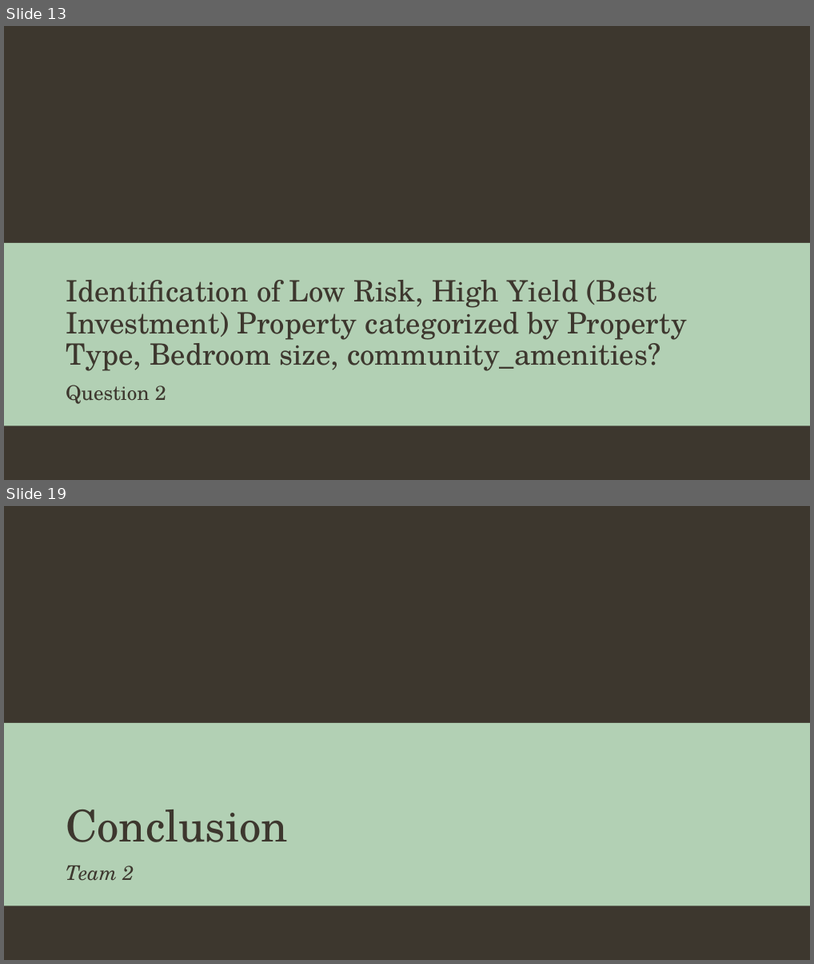
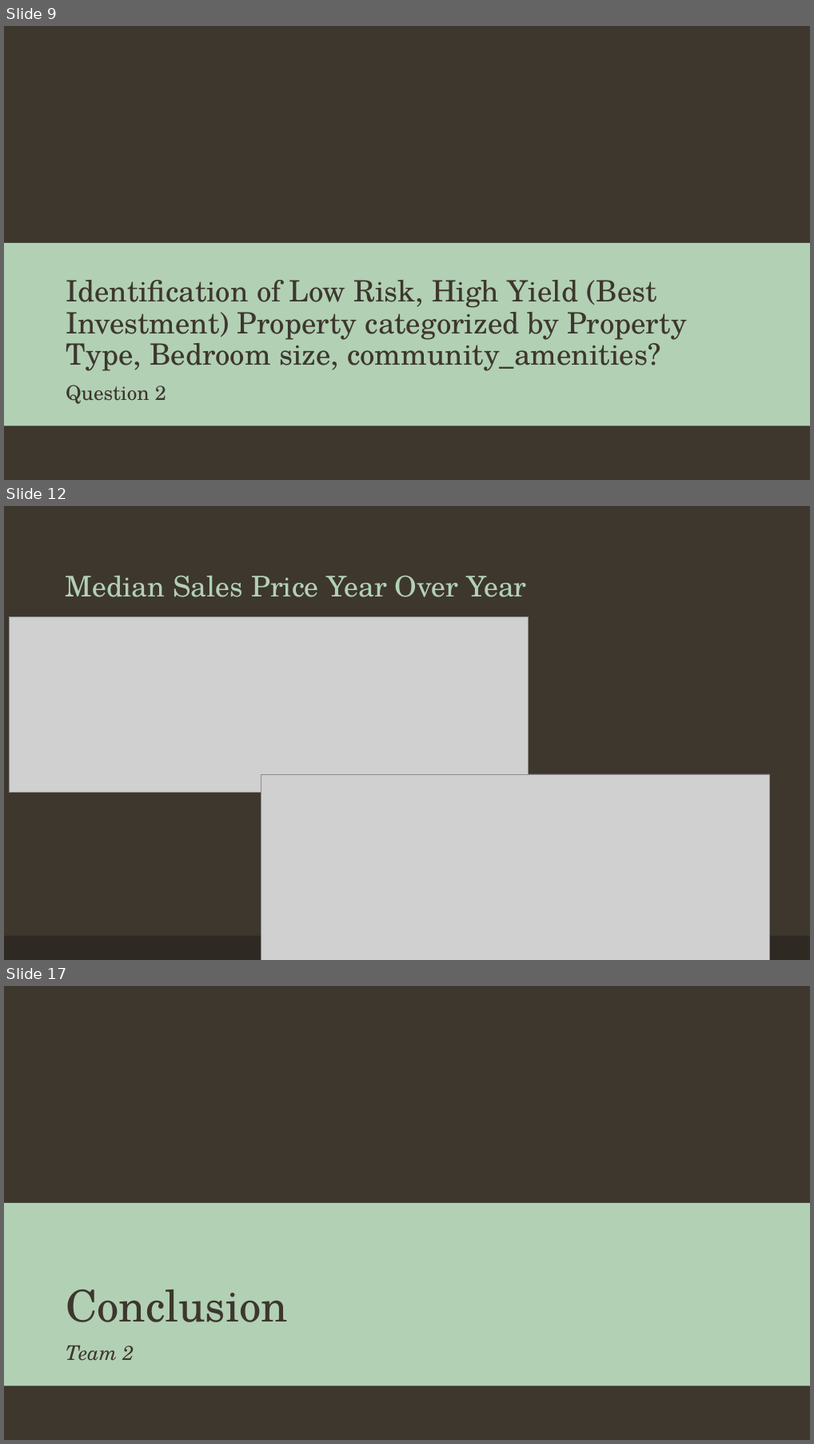
Before and after one commit to ashnikzad/AZ-Real-Estate-Analyisis, a slide deck: Team 2 Presentation.pptx. Shown one above the other, each under a label of ours: slides 13 and 19 before the commit, slides 9, 12 and 17 after it; the slides between them are not shown. The pictures are 814x964 and 814x1444 pixels, drawn with LibreOffice and Linux fonts; fonts in the diff are those of the drawing; grey boxes stand for pictures; background and template pictures are left out. Boxes give left, top, right and bottom in pixels: in the first picture for what was removed or moved away, otherwise in the second. Text is boxed around its words. In the diff, an @@ line names an element or a change of style, - is before the commit and + after.

```diff
--- a/Team 2 Presentation.pptx
+++ b/Team 2 Presentation.pptx
@@ slide 12 added at (4,506,810,960), background #3D372E @@
@@ title added at (66,576,526,597), 34 pt, text #B2D0B4 @@
+Median Sales Price Year Over Year
@@ picture added at (9,616,528,792) @@
@@ picture added at (261,774,770,960) @@
@@ rectangle added at (4,936,810,960), fill #2E2923 @@
@@ what was slide 13 is now slide 9 @@
@@ what was slide 19 is now slide 17 @@
```
Also in this commit, not shown: 5 slides changed, 6 other slides added, 12 slides removed.
